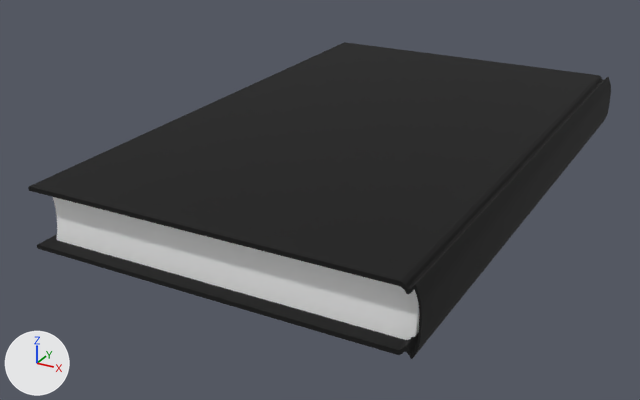
What one commit did to the FBX model Assets/Meshes/Props/ksiazka_01.fbx.
Before and after are seen from a 50 mm lens placed at (0.159, -0.329, 0.164), pointed at (-0.048, 0.047, -0.024). Arrows for +X, +Y and +Z are at lower left; the lights stay in place. Vertices at the same position are counted once.

Objects in the first picture: 'BOOK14'.
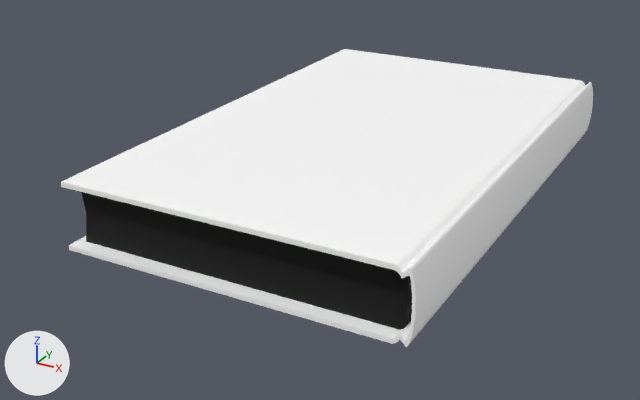
What changed in the scene script:
```text
Add mat_phong6:
    mat_phong6 = principled_material('phong6')
    mat_phong6.base_color = (1.0, 1.0, 1.0)  # white #ffffff
    mat_phong6.roughness = 0.553
Change me_mesh:
    used by ob_book14; location = (0.0, 0.0, 0.0); rotation_euler = (1.571, -1.571, 0.0), in degrees (90, -90, 0); scale = (0.0000227, 0.0000227, 0.0000341)
    remove me_mesh.from_pydata(...)  # 703 vertices, 1308 faces; spans x -676.0..676.0, y -2734.0..5401.0, z -6378.0..2314.0
    add me_mesh.from_pydata(...)  # 112 vertices, 106 faces; spans x -826.0..826.0, y -2814.0..5545.0, z -6547.0..2375.0
    me_mesh part 1: the loose piece of 180 vertices spanning x -592.0..573.0, y -2537.0..5195.0, z -6201.0..2096.0 is rebuilt with 12 vertices and now spans x -734.0..709.0, y -2536.0..5335.0, z -6367.0..2151.0, in mat_phong5 (black #000000)
    me_mesh part 2: the loose piece of 166 vertices spanning x -676.0..-460.0, y -2578.0..5401.0, z -6378.0..2311.0 is rebuilt with 100 vertices and now spans x -826.0..826.0, y -2814.0..5545.0, z -6547.0..2375.0, in mat_phong6 (white #ffffff)
    me_mesh part 3: the loose piece of 160 vertices spanning x 461.0..676.0, y -2580.0..5399.0, z -6375.0..2314.0 is deleted
    me_mesh part 4
    197 vertices are removed from x -672.0..674.0, y -2734.0..-2557.0, z -6377.0..2314.0
    333 faces are deleted
    remove me_mesh.materials.append(mat_white_plastic)  # white #ffffff
    add me_mesh.materials.append(mat_phong6)  # white #ffffff
Change ob_book14:
    ob_book14.scale: (0.0000227, 0.0000227, 0.0000341) -> (0.00002, 0.00002, 0.00003)
```

Changed parts and their boxes [x1, y1, x2, y2] in the pictures (640 x 400 px):
'BOOK14', reshaped, rescaled (9% narrower): before [28, 42, 611, 359]; after [61, 49, 593, 347]
part 1 of me_mesh, rebuilt (10% narrower): before [53, 197, 419, 340]; after [81, 192, 412, 330]
part 2 of me_mesh, rebuilt: before [37, 234, 419, 356]; after [61, 49, 593, 347]
part 3 of me_mesh, deleted (black): before [28, 42, 605, 294]
part 4 of me_mesh, deleted (black): before [410, 77, 611, 359]
